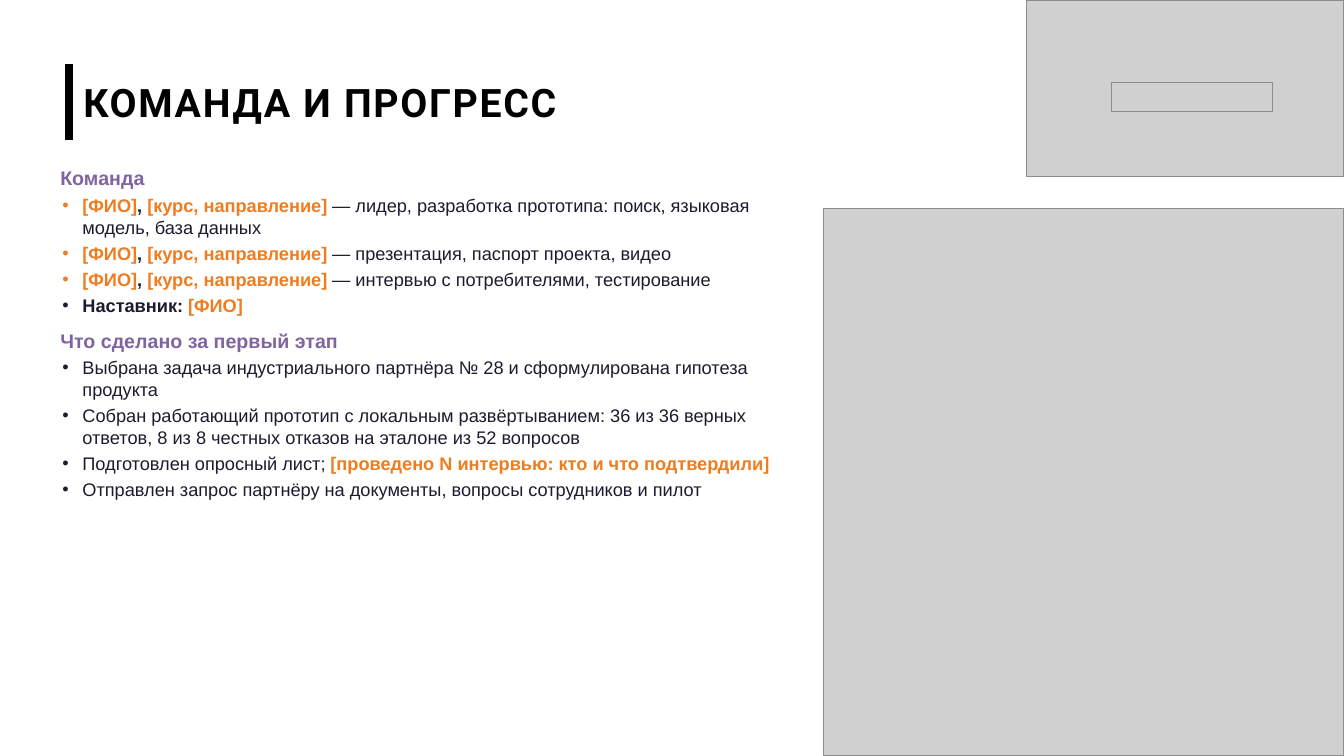
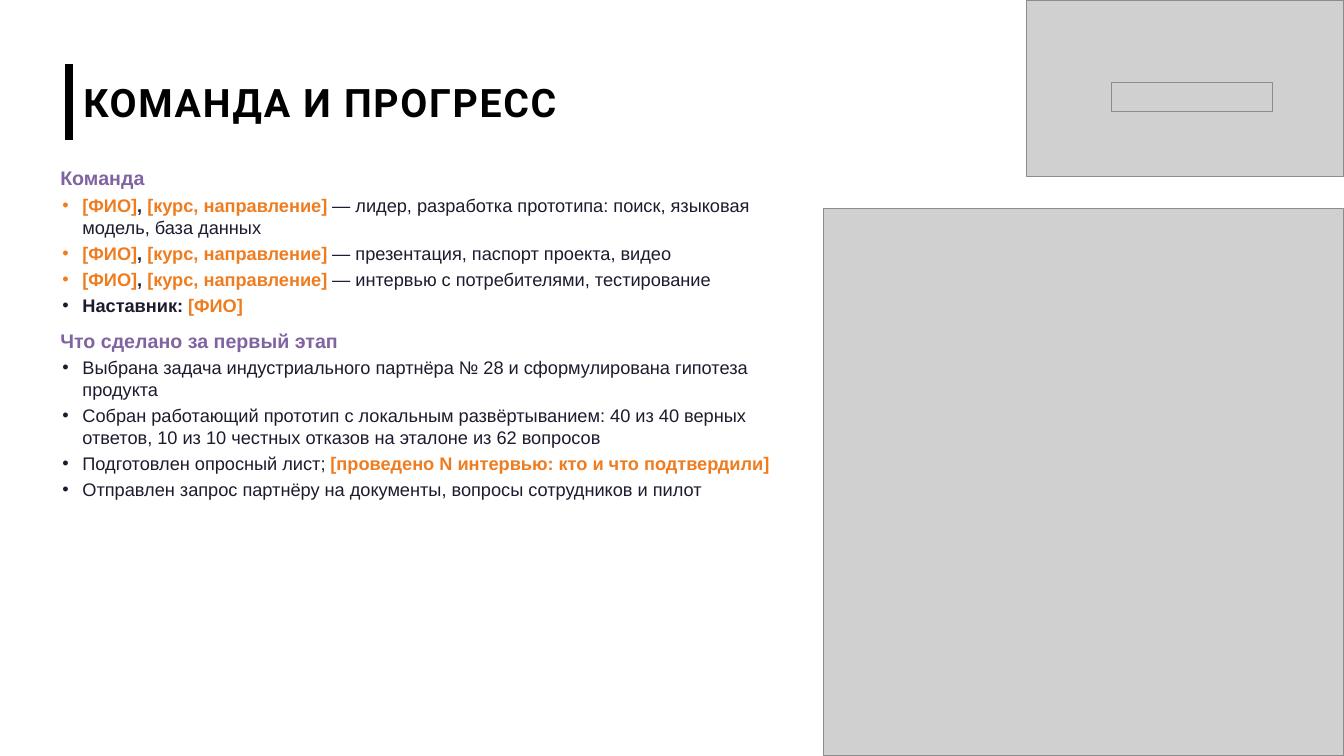
Before and after one commit to imaO0O/acselerator, a slide deck: slide 7 of docs/slides/prezentatsiya_chernovik.pptx. Drawn at 1344x756 pixels with LibreOffice and Linux fonts; fonts in the diff are those of the drawing; grey boxes stand for pictures; background and template pictures are left out. Boxes give left, top, right and bottom in pixels: in the first picture for what was removed or moved away, otherwise in the second. Text is boxed around its words. In the diff, an @@ line names an element or a change of style, - is before the commit and + after.

Commit message:
Доработки участника 1 по критическому разбору прототипа
Ответы: память диалога, маршрут «запись учёта + правило», проверка
полноты (запреты из процитированного пункта), поправка неверной
посылки, встречный вопрос на слишком общий вопрос, отменённые
редакции документов не участвуют в поиске, распознавание сканов.

База: слой понятных названий (data/demo_db/schema.yaml), поиск
записи по номеру без генерации SQL, даты демо-базы от текущего дня,
исправлена работа с датами в запросах.

Интерфейс: вход по логину и паролю, история диалога и сеанс
сохраняются при перезагрузке, оценки 👍/👎, этапы ответа на экране,
вкладки журнала, оценок, документов и качества — только
администратору; загрузка документов — администратором, с уровнем
доступа, утверждением и заменой редакции.

Эталон: 62 вопроса с группой «ловушки», два прогона подряд — 62 из 62.
Замеры скорости на видеокарте и процессоре, поиск на 100 тыс.
фрагментов. План доработок — docs/dorabotki.md.

```diff
--- a/docs/slides/prezentatsiya_chernovik.pptx
+++ b/docs/slides/prezentatsiya_chernovik.pptx
@@ text at [82,408,746,448]: text changed @@
-• Собран работающий прототип с локальным развёртыванием: 36 из 36 верных ответов, 8 из 8 честных отказов на эталоне из 52 вопросов
+• Собран работающий прототип с локальным развёртыванием: 40 из 40 верных ответов, 10 из 10 честных отказов на эталоне из 62 вопросов
```
Also in this commit, not shown: 5 other slides changed, 42 other files.
